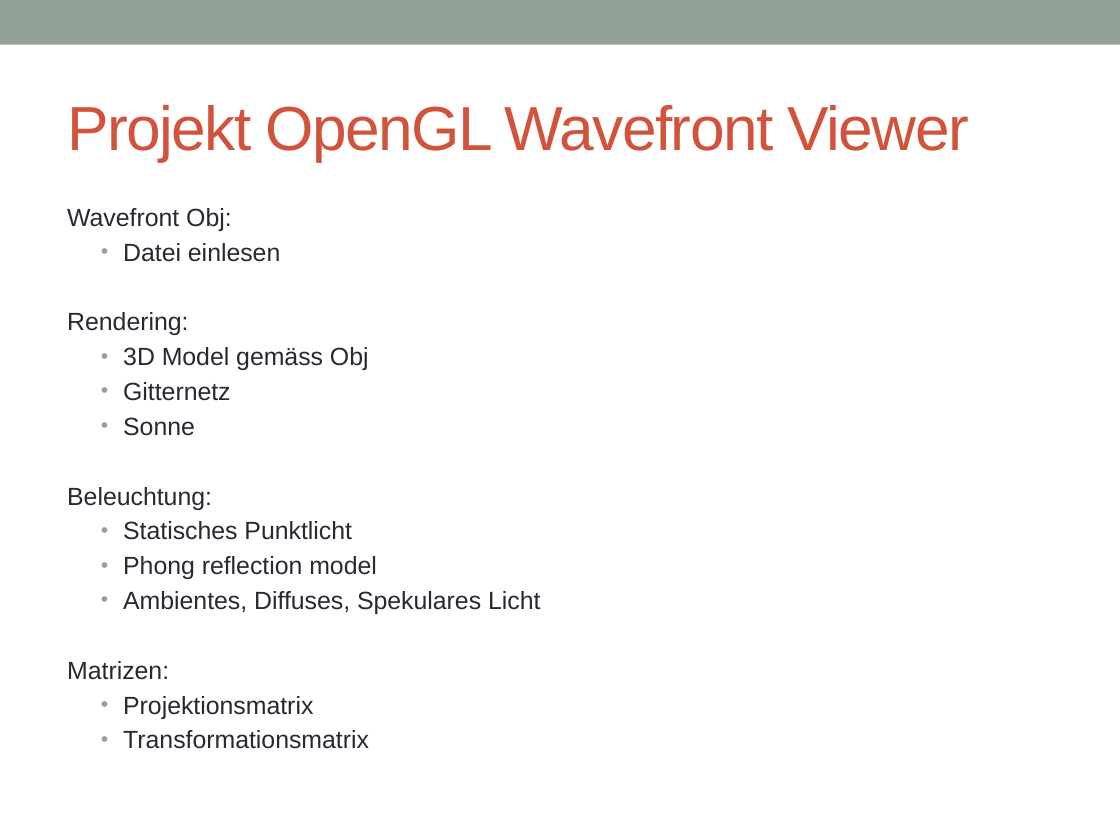
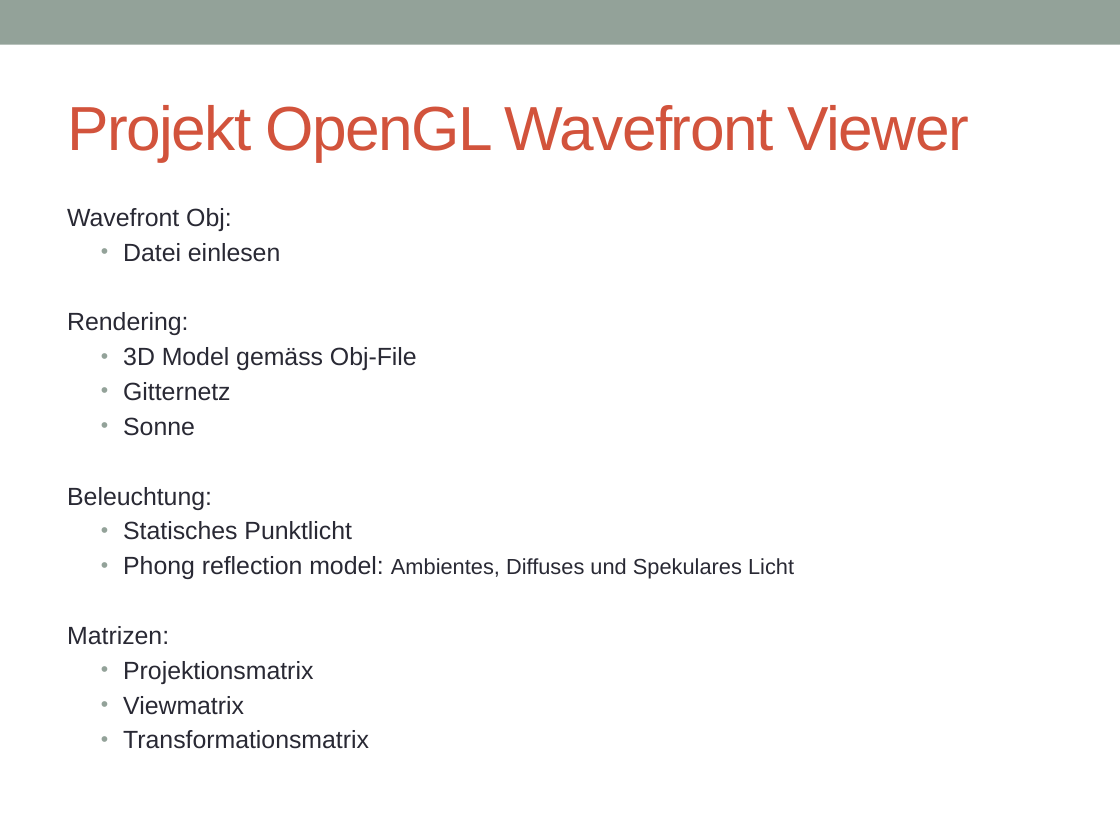
Before and after one commit to joe1990/OpenGl3DModelViewer, a slide deck: slide 2 of präsi-projekt-obj-geom.pptx. Drawn at 1120x840 pixels with LibreOffice and Linux fonts; fonts in the diff are those of the drawing. Boxes give left, top, right and bottom in pixels: in the first picture for what was removed or moved away, otherwise in the second. Text is boxed around its words. In the diff, an @@ line names an element or a change of style, - is before the commit and + after.

```diff
--- a/präsi-projekt-obj-geom.pptx
+++ b/präsi-projekt-obj-geom.pptx
@@ text at <box>123,347,417,370</box>: text changed @@
-  • 3D Model gemäss Obj
+  • 3D Model gemäss Obj-File
@@ text at <box>123,556,794,579</box>: text changed; size 16 to 14 pt @@
-  • Phong reflection model
-  • Ambientes, Diffuses, Spekulares Licht
+  • Phong reflection model: Ambientes, Diffuses und Spekulares Licht
@@ text at <box>123,696,244,715</box>: paragraph added @@
+  • Viewmatrix
```
Also in this commit, not shown: 1 other slide changed.
